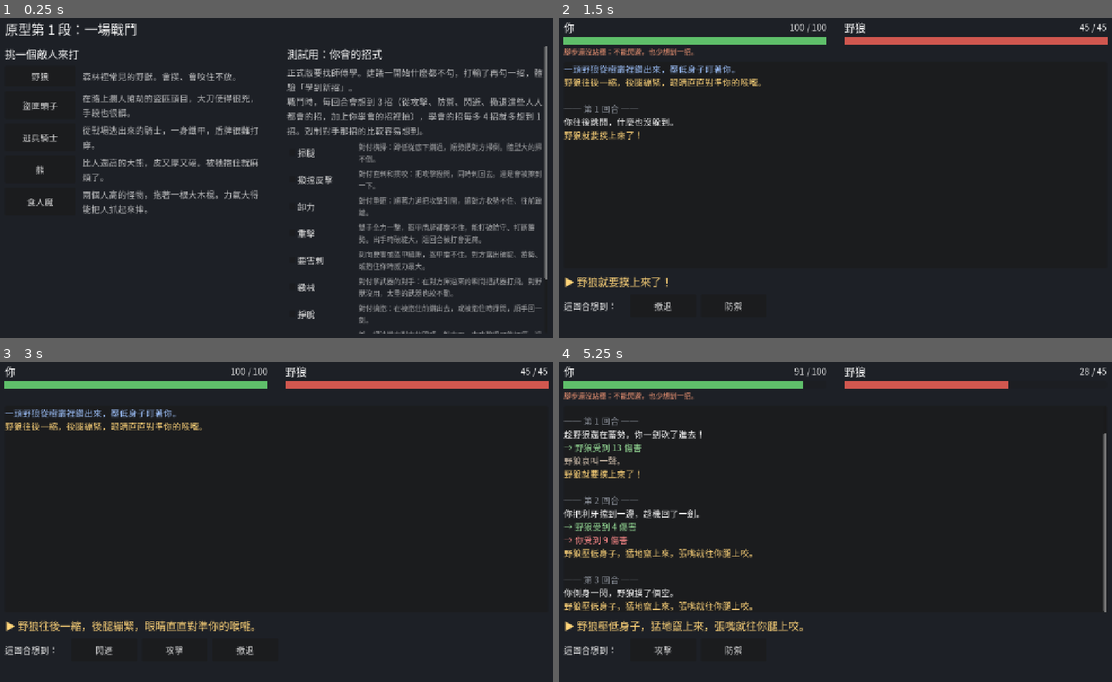
Above: before the commit, frames 1-4 (two rows, left to right).
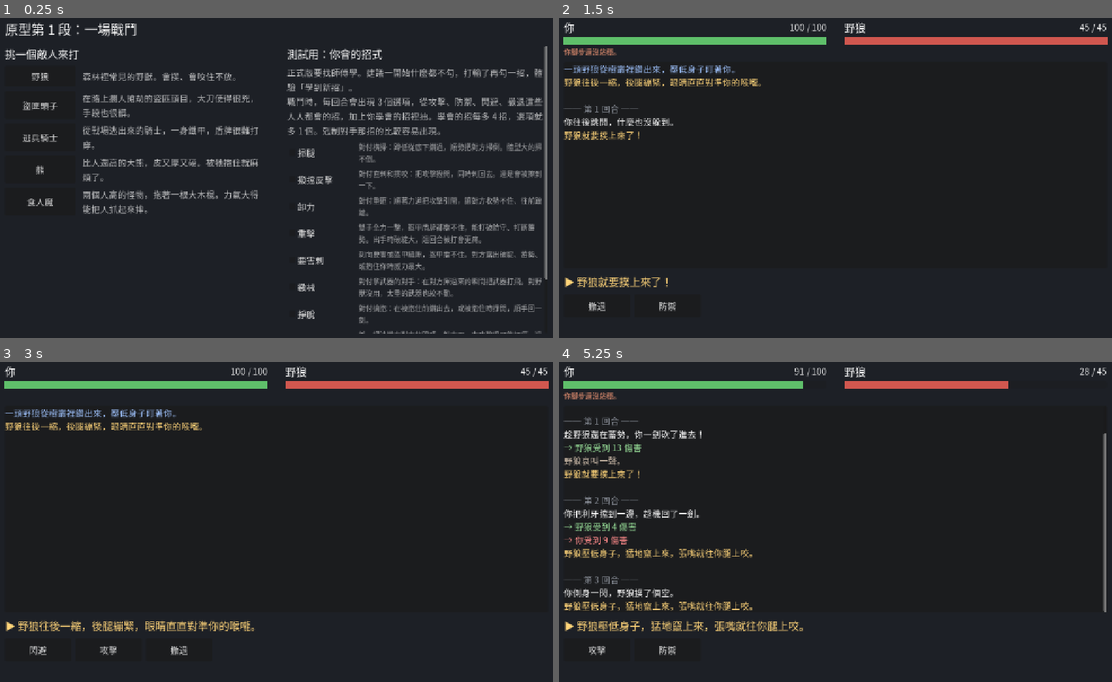
Above: after the commit, the same moments.

Repository: YPY1019/-
Game: Godot game, scene res://main.tscn
The game is run twice, just before and just after one commit, with the same random seed, the same clock (stepped at 60 frames per second) and the same inputs.
Inputs:
- Up to frame 1 (0.25 s): no input
- Up to frame 2 (1.5 s): click "野狼" at 0.5 s; click "閃避" at 1.25 s
- Up to frame 3 (3 s): click "撤退" at 2 s; click "再打一次" at 2.75 s
- Up to frame 4 (5.25 s): click "攻擊" at 3.5 s; click "防禦" at 4.25 s; click "閃避" at 5 s

The runs differ from the first frame. In frame 1, 1.5% of the frame differs, in the area x 51-99%, y 24-37%; in frame 2, 0.7%; in frame 3, 0.4%; in frame 4, 0.7%.

Commit message:
試驗：拿掉出戲的「這回合想到」，狀態提示只描述處境
Co-Authored-By: Claude Opus 5.5 <noreply@anthropic.com>

Diff:
--- a/冒險者模擬/scripts/battle/battle.gd
+++ b/冒險者模擬/scripts/battle/battle.gd
@@ -131,7 +131,7 @@
 			for id in MoveData.HELD:
 				if MoveData.is_basic(id) or ally.adventurer.knows(id):
 					ally.hand.append(id)
-			notes.append("你被抱住了，只能想辦法脫身。")
+			notes.append("你被抱住了。")
 		else:
 			# 一般招和學來的招放在同一個池子裡抽，沒有永遠都在的招
 			var pool: Array = MoveData.BASIC + ally.adventurer.learned
@@ -139,14 +139,14 @@
 			if ally.next_status.has("off_balance"):
 				n -= 1
 				pool.erase("dodge")
-				notes.append("腳步還沒站穩：不能閃避，也少想到一招。")
+				notes.append("你腳步還沒站穩。")
 			if ally.next_status.has("blind"):
 				n = mini(n, 1)
-				notes.append("眼睛進了沙，只想得到一招。")
+				notes.append("你眼睛進了沙，什麼都看不清楚。")
 			if ally.next_status.has("shaken"):
 				n = 1
 				pool = pool.filter(func(id): return MoveData.is_basic(id))
-				notes.append("被嚇得腦中一片空白，只想得到最普通的一招。")
+				notes.append("你被嚇得腦中一片空白。")
 			ally.hand.assign(_draw(pool, maxi(n, 1), _first_alive(enemies)))
 		ally.next_status.clear()
 		ally.hand_note = "　".join(notes)
--- a/冒險者模擬/scripts/ui/main.gd
+++ b/冒險者模擬/scripts/ui/main.gd
@@ -120,7 +120,7 @@
 	cols.add_child(scroll)
 	right.add_child(_heading("測試用：你會的招式"))
 	var note := Label.new()
-	note.text = "正式版要找師傅學。建議一開始什麼都不勾，打輸了再勾一招，體驗「學到新招」。\n戰鬥時，每回合會想到 3 招（從攻擊、防禦、閃避、撤退這些人人都會的招，加上你學會的招裡抽），學會的招每多 4 招就多想到 1 招。剋制對手那招的比較容易想到。"
+	note.text = "正式版要找師傅學。建議一開始什麼都不勾，打輸了再勾一招，體驗「學到新招」。\n戰鬥時，每回合會出現 3 個選項，從攻擊、防禦、閃避、撤退這些人人都會的招，加上你學會的招裡抽。學會的招每多 4 招，選項就多 1 個。剋制對手那招的比較容易出現。"
 	note.modulate = Color(1, 1, 1, 0.7)
 	note.autowrap_mode = TextServer.AUTOWRAP_WORD_SMART
 	right.add_child(note)
@@ -284,10 +284,6 @@
 			child.queue_free()
 	# 所有選項都是抽出來的，排成一排
 	basic_row.visible = false
-	var tech_label := Label.new()
-	tech_label.text = "這回合想到："
-	tech_label.custom_minimum_size.x = 140
-	tech_row.add_child(tech_label)
 	for opt in battle.hand_options(hero_c):
 		var b := Button.new()
 		b.text = opt["name"]
